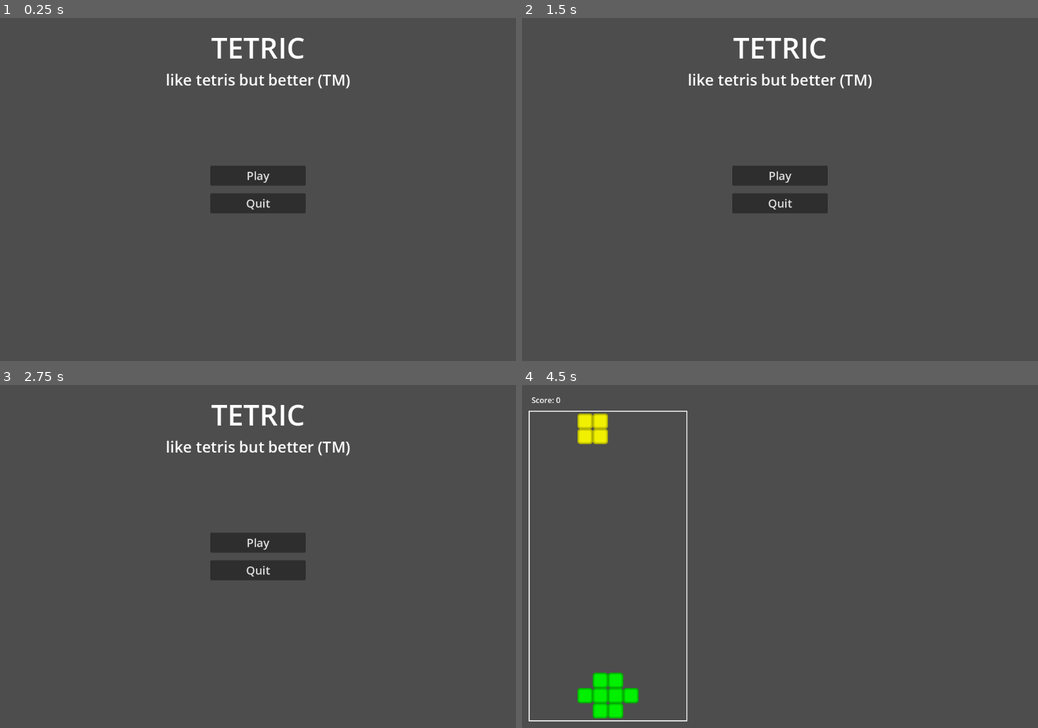
Above: before the commit, frames 1-4 (two rows, left to right).
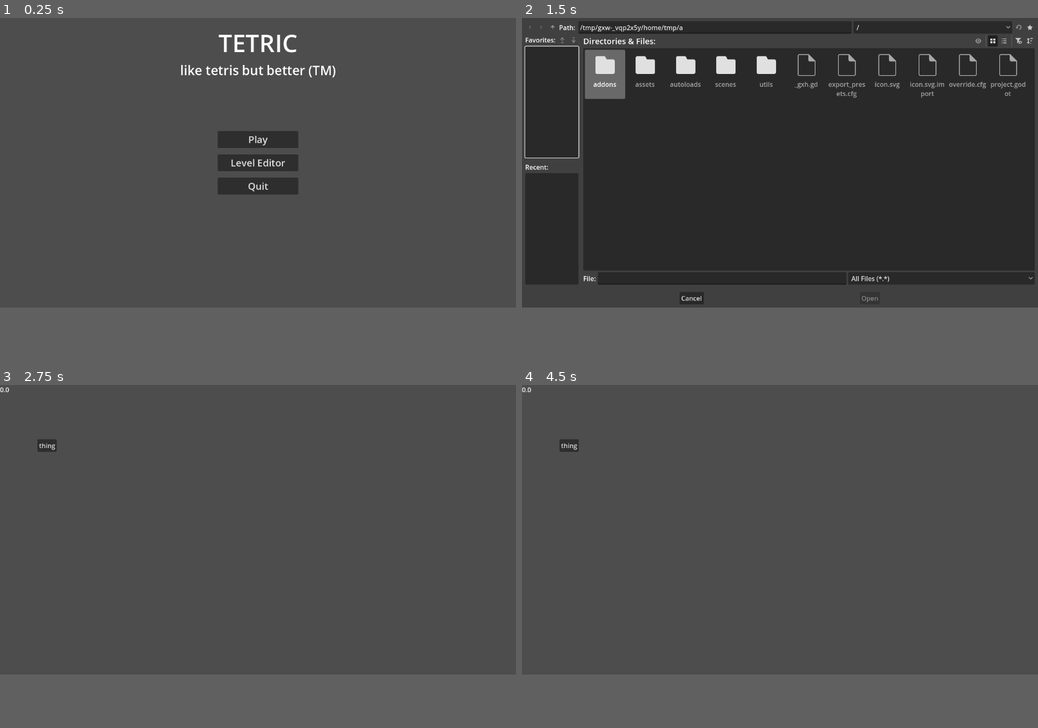
Above: after the commit, the same moments.

Repository: jollyroger182/tetric
Game: Godot game, scene res://scenes/menu/menu.tscn
Same seed, same stepped clock (60 frames per second), same inputs: the game is played once before the commit and once after it. Sound files missing from this copy of the repository are replaced by a short silence.
Inputs (mouse positions are in pixels of both pictures, inside the frame that each line leads up to):
- Up to frame 1 (0.25 s): no input
- Up to frame 2 (1.5 s): click (780, 189) at 0.5 s, where only the run after the commit has a clickable "Level Editor"; click (568, 90) at 1.25 s, where only the run after the commit has a clickable "thing"
- Up to frame 3 (2.75 s): click (170, 717) at 2 s, where only the run after the commit has a clickable "Cancel"
- Up to frame 4 (4.5 s): click (780, 542) at 2.75 s, where only the run before the commit has a clickable "Play"; tap Enter at 3.5 s; hold Right (right) 3.53-4.28 s; tap Space (hard_drop) at 3.6, 4.25 s; hold Left (left) from 4.28 s (still down); tap W (rotate) at 4.35 s
In our replay, the window is 800x533 before the commit and 800x450 after it. These sizes can differ from the game's own. Grey fills any space a smaller window leaves; there, only what the larger window draws over its background counts as a difference.

The runs differ from the first frame. In frame 1, 4.5% of the frame differs, in the area x 32-68%, y 4-57%; in frame 2, 68%, in the area x 0-100%, y 0-84%; in frame 3, 3.1%; in frame 4, 2.4%.

Commit message:
make multiplatform file picker and level editor basics

Diff:
--- a/project.godot
+++ b/project.godot
@@ -21,7 +21,7 @@
 
 [display]
 
-window/size/viewport_width=1080
+window/size/viewport_width=1280
 window/size/viewport_height=720
 window/stretch/mode="viewport"
 
--- /dev/null
+++ b/scenes/components/file_picker/desktop.gd
@@ -0,0 +1,16 @@
+extends Node2D
+
+signal selected(path: String)
+signal cancelled
+
+
+func pick():
+	$FileDialog.show()
+
+
+func _on_file_selected(path: String) -> void:
+	selected.emit(path)
+
+
+func _on_cancelled():
+	cancelled.emit()
--- /dev/null
+++ b/scenes/components/file_picker/desktop.tscn
@@ -0,0 +1,15 @@
+[gd_scene load_steps=2 format=3 uid="uid://bampfrfpgqrh2"]
+
+[ext_resource type="Script" uid="uid://pnfpt0cjr4pg" path="res://scenes/components/file_picker/desktop.gd" id="1_85ei8"]
+
+[node name="Desktop" type="Node2D"]
+script = ExtResource("1_85ei8")
+
+[node name="FileDialog" type="FileDialog" parent="."]
+title = "Open a File"
+size = Vector2i(1280, 720)
+file_mode = 0
+access = 2
+
+[connection signal="canceled" from="FileDialog" to="." method="_on_cancelled"]
+[connection signal="file_selected" from="FileDialog" to="." method="_on_file_selected"]
--- /dev/null
+++ b/scenes/components/file_picker/file_picker.gd
@@ -0,0 +1,19 @@
+extends Node2D
+
+signal selected(path: String)
+signal cancelled
+
+
+func pick():
+	if OS.has_feature("web"):
+		$Web.pick()
+	else:
+		$Desktop.pick()
+
+
+func _on_selected(path: String):
+	selected.emit(path)
+
+
+func _on_cancelled():
+	cancelled.emit()
--- /dev/null
+++ b/scenes/components/file_picker/file_picker.tscn
@@ -0,0 +1,17 @@
+[gd_scene load_steps=4 format=3 uid="uid://dweiuwu61lyfe"]
+
+[ext_resource type="Script" uid="uid://d17ykw5adl1sp" path="res://scenes/components/file_picker/file_picker.gd" id="1_a7uwb"]
+[ext_resource type="PackedScene" uid="uid://bampfrfpgqrh2" path="res://scenes/components/file_picker/desktop.tscn" id="2_dvj0i"]
+[ext_resource type="PackedScene" uid="uid://b6u4fp50yrcxi" path="res://scenes/components/file_picker/web.tscn" id="3_ahsvl"]
+
+[node name="FilePicker" type="Node2D"]
+script = ExtResource("1_a7uwb")
+
+[node name="Desktop" parent="." instance=ExtResource("2_dvj0i")]
+
+[node name="Web" parent="." instance=ExtResource("3_ahsvl")]
+
+[connection signal="cancelled" from="Desktop" to="." method="_on_cancelled"]
+[connection signal="selected" from="Desktop" to="." method="_on_selected"]
+[connection signal="cancelled" from="Web" to="." method="_on_cancelled"]
+[connection signal="selected" from="Web" to="." method="_on_selected"]
--- /dev/null
+++ b/scenes/components/file_picker/web.gd
@@ -0,0 +1,47 @@
+extends Node2D
+
+@onready var ui = $CanvasLayer
+
+var _input_change_cb = JavaScriptBridge.create_callback(_on_input_change)
+var _got_buffer_cb = JavaScriptBridge.create_callback(_on_got_buffer)
+
+var _file_name: String = "unknown.bin"
+
+signal selected(path: String)
+signal cancelled
+
+
+func pick():
+	ui.show()
+	var document = JavaScriptBridge.get_interface("document")
+	var input = document.createElement("input")
+	input.type = 'file'
+	input.onchange = _input_change_cb
+	input.click()
+
+
+func _on_input_change(arguments: Array):
+	var event = arguments[0]
+	var files = event.target.files
+	if files.length == 0:
+		return
+	var file = files[0]
+	_file_name = file.name
+	file.arrayBuffer().then(_got_buffer_cb)
+
+
+func _on_got_buffer(arguments: Array):
+	var buffer = arguments[0]
+	var data = JavaScriptBridge.js_buffer_to_packed_byte_array(buffer)
+
+	var path = "user://" + _file_name
+	var file = FileAccess.open(path, FileAccess.WRITE)
+	file.store_buffer(data)
+	file.close()
+	ui.hide()
+	selected.emit(path)
+
+
+func _on_cancel() -> void:
+	ui.hide()
+	cancelled.emit()
--- /dev/null
+++ b/scenes/components/file_picker/web.tscn
@@ -0,0 +1,53 @@
+[gd_scene load_steps=3 format=3 uid="uid://b6u4fp50yrcxi"]
+
+[ext_resource type="Script" uid="uid://d1nuww8d4kegx" path="res://scenes/components/file_picker/web.gd" id="1_t4yof"]
+
+[sub_resource type="LabelSettings" id="LabelSettings_t4yof"]
+font_size = 32
+
+[node name="Web" type="Node2D"]
+script = ExtResource("1_t4yof")
+
+[node name="CanvasLayer" type="CanvasLayer" parent="."]
+visible = false
+
+[node name="Panel" type="Panel" parent="CanvasLayer"]
+anchors_preset = 15
+anchor_right = 1.0
+anchor_bottom = 1.0
+grow_horizontal = 2
+grow_vertical = 2
+
+[node name="VBoxContainer" type="VBoxContainer" parent="CanvasLayer/Panel"]
+layout_mode = 1
+anchors_preset = 15
+anchor_right = 1.0
+anchor_bottom = 1.0
+grow_horizontal = 2
+grow_vertical = 2
+theme_override_constants/separation = 20
+alignment = 1
+
+[node name="Label" type="Label" parent="CanvasLayer/Panel/VBoxContainer"]
+layout_mode = 2
+text = "Please select a file."
+label_settings = SubResource("LabelSettings_t4yof")
+horizontal_alignment = 1
+
+[node name="HBoxContainer" type="HBoxContainer" parent="CanvasLayer/Panel/VBoxContainer"]
+layout_mode = 2
+theme_override_constants/separation = 30
+alignment = 1
+
+[node name="ReopenButton" type="Button" parent="CanvasLayer/Panel/VBoxContainer/HBoxContainer"]
+layout_mode = 2
+theme_override_font_sizes/font_size = 24
+text = "Open dialog"
+
+[node name="CancelButton" type="Button" parent="CanvasLayer/Panel/VBoxContainer/HBoxContainer"]
+layout_mode = 2
+theme_override_font_sizes/font_size = 24
+text = "Cancel"
+
+[connection signal="pressed" from="CanvasLayer/Panel/VBoxContainer/HBoxContainer/ReopenButton" to="." method="pick"]
+[connection signal="pressed" from="CanvasLayer/Panel/VBoxContainer/HBoxContainer/CancelButton" to="." method="_on_cancel"]
--- /dev/null
+++ b/scenes/level_editor/level_editor.gd
@@ -0,0 +1,26 @@
+extends Node2D
+
+@onready var player = $AudioStreamPlayer
+
+
+func _ready() -> void:
+	$FilePicker.pick()
+
+
+func _process(_delta: float) -> void:
+	$Label.text = str(player.playback_pos)
+
+
+func _on_button_pressed() -> void:
+	if player.playing:
+		player.pause()
+	else:
+		player.unpause()
+
+
+func _on_file_picker_selected(path: String) -> void:
+	print("file:", path)
+
+
+func _on_file_picker_cancelled() -> void:
+	print("CANCELLED")
--- /dev/null
+++ b/scenes/level_editor/level_editor.tscn
@@ -0,0 +1,30 @@
+[gd_scene load_steps=5 format=3 uid="uid://clf7724ati23g"]
+
+[ext_resource type="Script" uid="uid://bspxj0pxi0bpo" path="res://scenes/level_editor/level_editor.gd" id="1_ahyo7"]
+[ext_resource type="Script" uid="uid://cfymfv4422fwj" path="res://utils/conductor.gd" id="2_le4y8"]
+[ext_resource type="AudioStream" uid="uid://dlucayhwglg2q" path="res://assets/audios/test.mp3" id="3_lxx8n"]
+[ext_resource type="PackedScene" uid="uid://dweiuwu61lyfe" path="res://scenes/components/file_picker/file_picker.tscn" id="4_f4xfo"]
+
+[node name="LevelEditor" type="Node2D"]
+script = ExtResource("1_ahyo7")
+
+[node name="AudioStreamPlayer" type="AudioStreamPlayer" parent="."]
+script = ExtResource("2_le4y8")
+audio = ExtResource("3_lxx8n")
+
+[node name="Label" type="Label" parent="."]
+offset_right = 40.0
+offset_bottom = 23.0
+
+[node name="Button" type="Button" parent="."]
+offset_left = 93.0
+offset_top = 135.0
+offset_right = 141.0
+offset_bottom = 166.0
+text = "thing"
+
+[node name="FilePicker" parent="." instance=ExtResource("4_f4xfo")]
+
+[connection signal="pressed" from="Button" to="." method="_on_button_pressed"]
+[connection signal="cancelled" from="FilePicker" to="." method="_on_file_picker_cancelled"]
+[connection signal="selected" from="FilePicker" to="." method="_on_file_picker_selected"]
--- a/scenes/menu/menu.gd
+++ b/scenes/menu/menu.gd
@@ -5,5 +5,9 @@
 	get_tree().change_scene_to_file("res://scenes/main/main.tscn")
 
 
+func _on_level_editor() -> void:
+	get_tree().change_scene_to_file("res://scenes/level_editor/level_editor.tscn")
+
+
 func _on_quit():
 	get_tree().quit()
--- a/scenes/menu/menu.tscn
+++ b/scenes/menu/menu.tscn
@@ -53,10 +53,16 @@
 theme_override_font_sizes/font_size = 24
 text = "Play"
 
+[node name="EditorButton" type="Button" parent="ButtonsContainer"]
+layout_mode = 2
+theme_override_font_sizes/font_size = 24
+text = "Level Editor"
+
 [node name="QuitButton" type="Button" parent="ButtonsContainer"]
 layout_mode = 2
 theme_override_font_sizes/font_size = 24
 text = "Quit"
 
 [connection signal="pressed" from="ButtonsContainer/PlayButton" to="." method="_on_play"]
+[connection signal="pressed" from="ButtonsContainer/EditorButton" to="." method="_on_level_editor"]
 [connection signal="pressed" from="ButtonsContainer/QuitButton" to="." method="_on_quit"]
--- /dev/null
+++ b/utils/conductor.gd
@@ -0,0 +1,37 @@
+extends AudioStreamPlayer
+
+@export var audio: AudioStream
+
+var playback_pos: float  # seconds
+
+
+func _ready() -> void:
+	stream = AudioStreamSynchronized.new()
+	stream.stream_count = 1
+	stream.set_sync_stream(0, audio)
+
+	stop()
+
+
+func _process(_delta: float) -> void:
+	playback_pos = get_playback_position()
+
+
+func pause():
+	stream_paused = true
+
+
+func unpause():
+	if stream_paused:
+		stream_paused = false
+	elif not playing:
+		play()
+
+
+func get_state():
+	print(playing, " ", stream_paused)
+	if playing:
+		return 'playing'
+	if stream_paused:
+		return 'paused'
+	return 'stopped'
Not shown, added: assets/audios/test.mp3.import
Not shown, added: export_presets.cfg
Not shown, added: scenes/components/file_picker/desktop.gd.uid
Not shown, added: scenes/components/file_picker/file_picker.gd.uid
Not shown, added: scenes/components/file_picker/web.gd.uid
Not shown, added: scenes/level_editor/level_editor.gd.uid
Not shown, added: utils/conductor.gd.uid
Not shown, changed: .gitignore
Not shown, added: assets/audios/test.mp3
